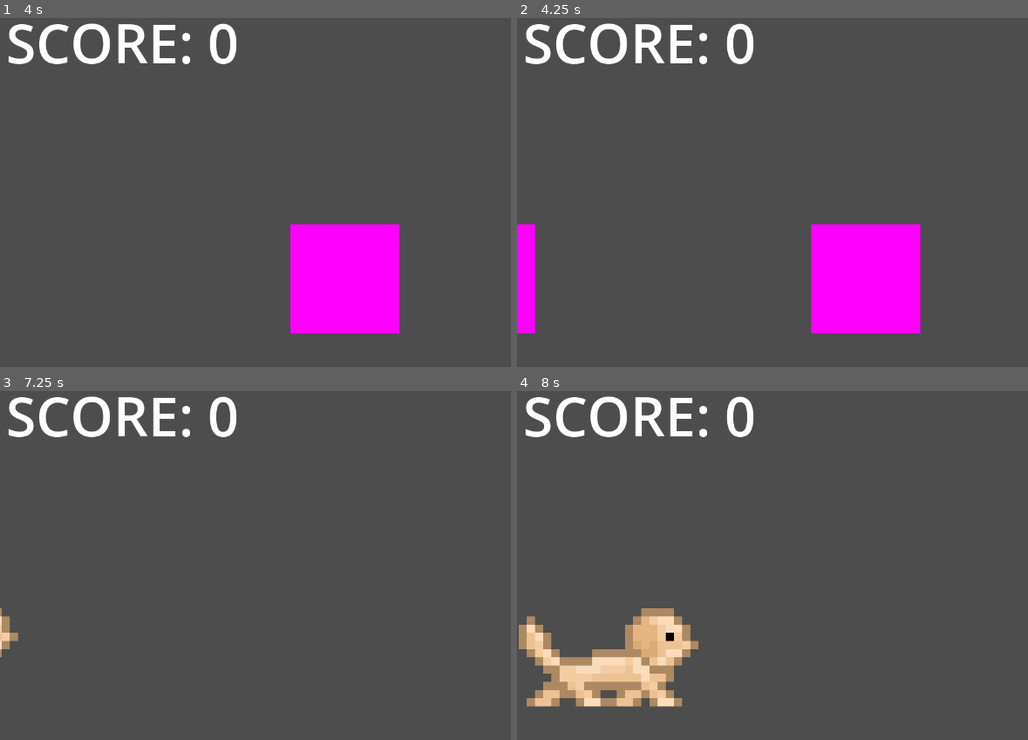
Above: before the commit, frames 1-4 (two rows, left to right).
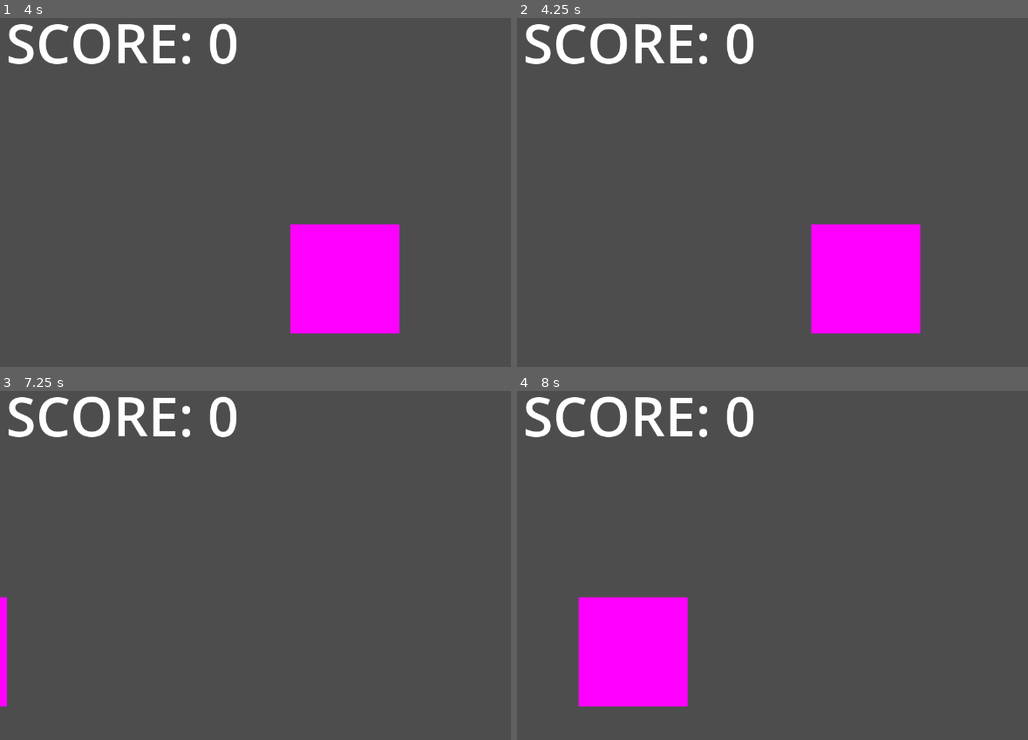
Above: after the commit, the same moments.

Repository: Sondrejk/first_day_at_the_dyrepark
Game: Godot game, scene res://KlappHunden/Scenes/KlappHunden.tscn
The game is run twice, just before and just after one commit, with the same random seed, the same clock (stepped at 60 frames per second) and the same inputs.
Inputs:
- Up to frame 1 (4 s): tap Enter at 0.5, 2 s; tap O at 0.6, 2.1, 3.6 s; tap Space at 1.25 s; tap I at 1.35, 2.85 s
- Up to frame 2 (4.25 s): no input
- Up to frame 3 (7.25 s): tap I at 4.35, 6.6 s; click "Spill Igjen" at 5 s; tap Space at 5.75 s; tap O at 5.85 s; tap Enter at 6.5 s
- Up to frame 4 (8 s): tap O at 7.35 s

Frame 1 is identical in both runs. In frame 2, 1.1% of the frame differs, in the area x 0-4%, y 59-91%; in frame 3, 0.5%; in frame 4, 8.5%, in the area x 0-36%, y 59-91%.

Commit message:
Difficulty scaling where spawn timer decreases over time

Diff:
--- a/First Day At The Dyrepark/KlappHunden/Scripts/GameManager.gd
+++ b/First Day At The Dyrepark/KlappHunden/Scripts/GameManager.gd
@@ -6,9 +6,12 @@
 @onready var game_over_screen : VBoxContainer = $GameOverScreen
 @onready var score_text : Label = $ScoreText
 @onready var game_over_score_text : Label = $GameOverScreen/GameOverScoreText
+@onready var spawn_timer : Timer = $AnimalSpawnTimer
 
 var is_game_active : bool = true
 var score : int = 0
+
+var start_time = Time.get_unix_time_from_system()
 
 # Spawns animals randomly based on the timer timeout
 func _on_animal_spawn_timer_timeout():
@@ -18,6 +21,14 @@
 		var animals : Array = [dog, dog, bear]
 
 		add_child(animals[randi_range(0, 2)])
+
+func _process(delta):
+	var current_time = Time.get_unix_time_from_system()
+	var game_time = current_time - start_time
+
+	# Difficulty scaling
+	spawn_timer.wait_time = 75/(game_time + 25)
+
 
 # Adds score and updates the score text
 func add_score(amount):
